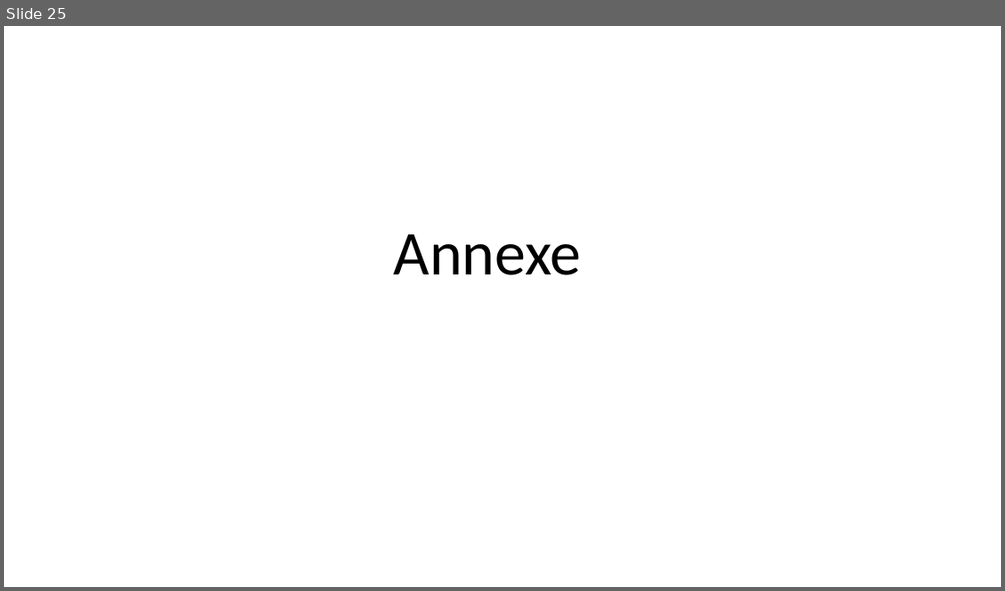
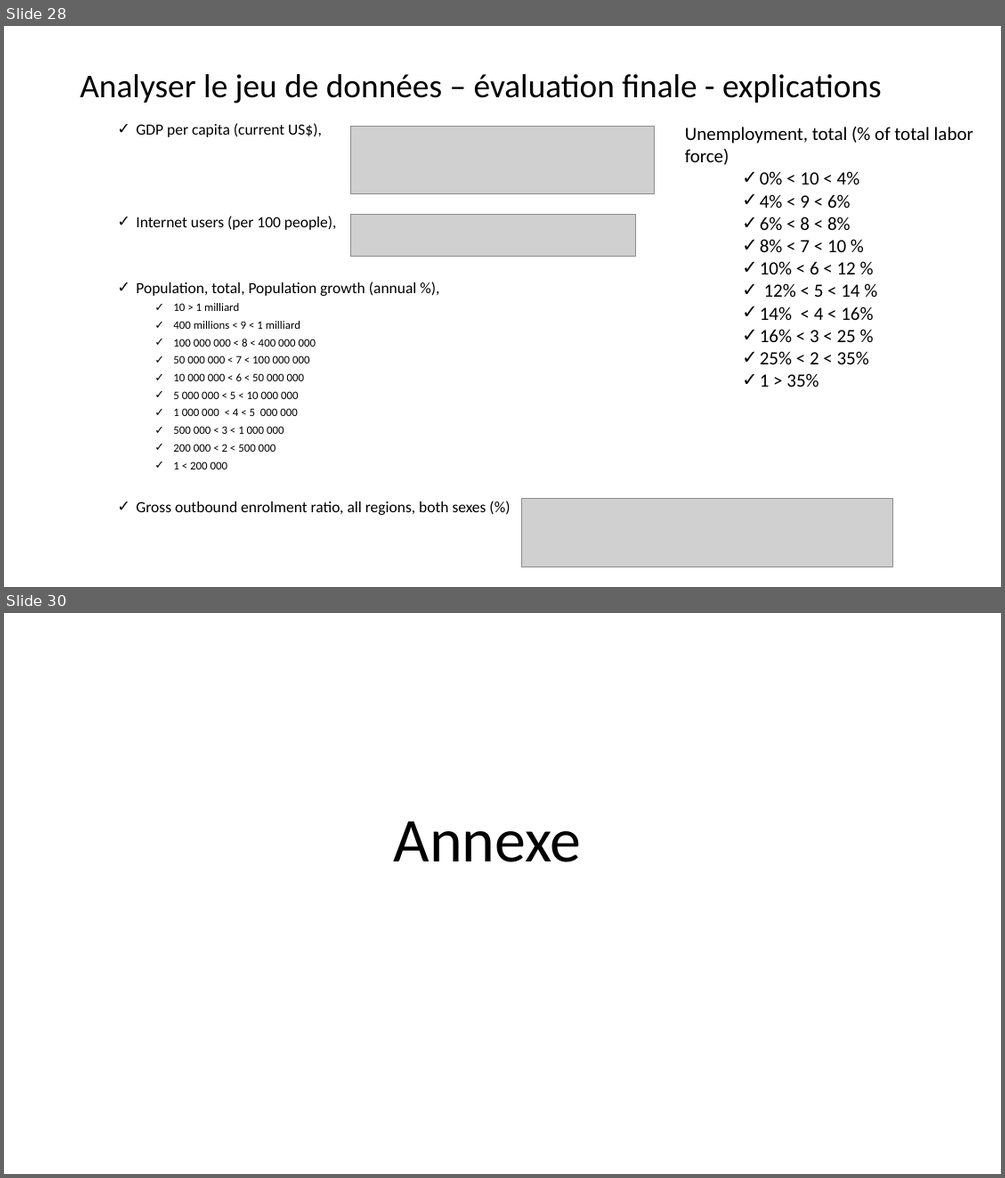
Before and after one commit to ludovic-source/Data_scientist_formation, a slide deck: livrables/Projet_2_presentation_Ludovic_Chimier.pptx. Shown one above the other, each under a label of ours: slide 25 before the commit, slides 28 and 30 after it; the slides between them are not shown. The pictures are 1005x591 and 1005x1178 pixels, drawn with LibreOffice and Linux fonts; fonts in the diff are those of the drawing; grey boxes stand for pictures. Boxes give left, top, right and bottom in pixels: in the first picture for what was removed or moved away, otherwise in the second. Text is boxed around its words. In the diff, an @@ line names an element or a change of style, - is before the commit and + after.

Commit message:
Update Projet_2_presentation_Ludovic_Chimier.pptx
Ajout analyse multi variée dans le support de présentation

```diff
--- a/livrables/Projet_2_presentation_Ludovic_Chimier.pptx
+++ b/livrables/Projet_2_presentation_Ludovic_Chimier.pptx
@@ slide 28 added at [4, 26, 1001, 587], background #FFFFFF @@
@@ title added at [80, 74, 882, 103], 32 pt, text #000000 @@
+Analyser le jeu de données – évaluation finale - explications
@@ text added at [136, 123, 486, 515], 11 pt, text #000000 @@
+  ✓ GDP per capita (current US$),
+  ✓ Internet users (per 100 people),
+  ✓ Population, total, Population growth (annual %),
+    ✓ 10 > 1 milliard
+    ✓ 400 millions < 9 < 1 milliard
+    ✓ 100 000 000 < 8 < 400 000 000
+    ✓ 50 000 000 < 7 < 100 000 000
+    ✓ 10 000 000 < 6 < 50 000 000
+    ✓ 5 000 000 < 5 < 10 000 000
+    ✓ 1 000 000 < 4 < 5 000 000
+    ✓ 500 000 < 3 < 1 000 000
+    ✓ 200 000 < 2 < 500 000
+    ✓ 1 < 200 000
+  ✓ Gross outbound enrolment ratio, all regions, both sexes (%)
@@ picture added at [351, 126, 655, 193] @@
@@ text added at [685, 127, 973, 386], 18 pt, text #000000 @@
+Unemployment, total (% of total labor force)
+    ✓ 0% < 10 < 4%
+    ✓ 4% < 9 < 6%
+    ✓ 6% < 8 < 8%
+    ✓ 8% < 7 < 10 %
+    ✓ 10% < 6 < 12 %
+    ✓ 12% < 5 < 14 %
+    ✓ 14% < 4 < 16%
+    ✓ 16% < 3 < 25 %
+    ✓ 25% < 2 < 35%
+    ✓ 1 > 35%
@@ picture added at [351, 214, 636, 256] @@
@@ picture added at [521, 499, 893, 567] @@
@@ what was slide 25 is now slide 30 @@
```
Also in this commit, not shown: 5 slides changed, 5 other slides added, 1 slide removed.
